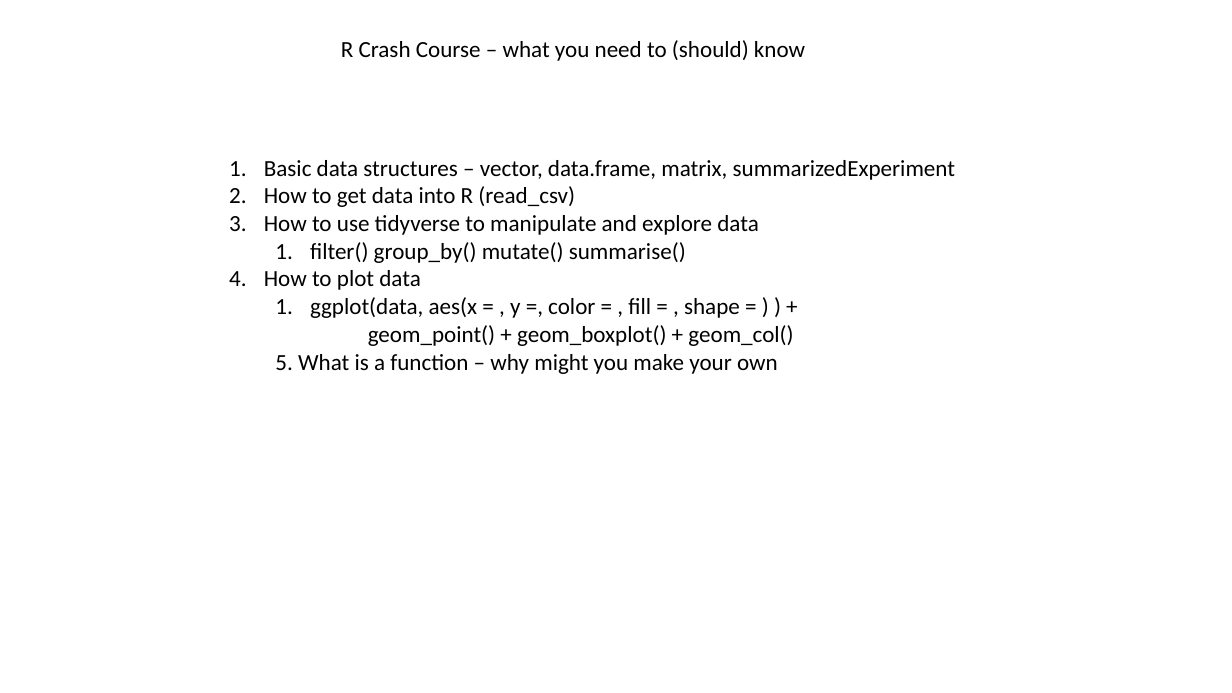
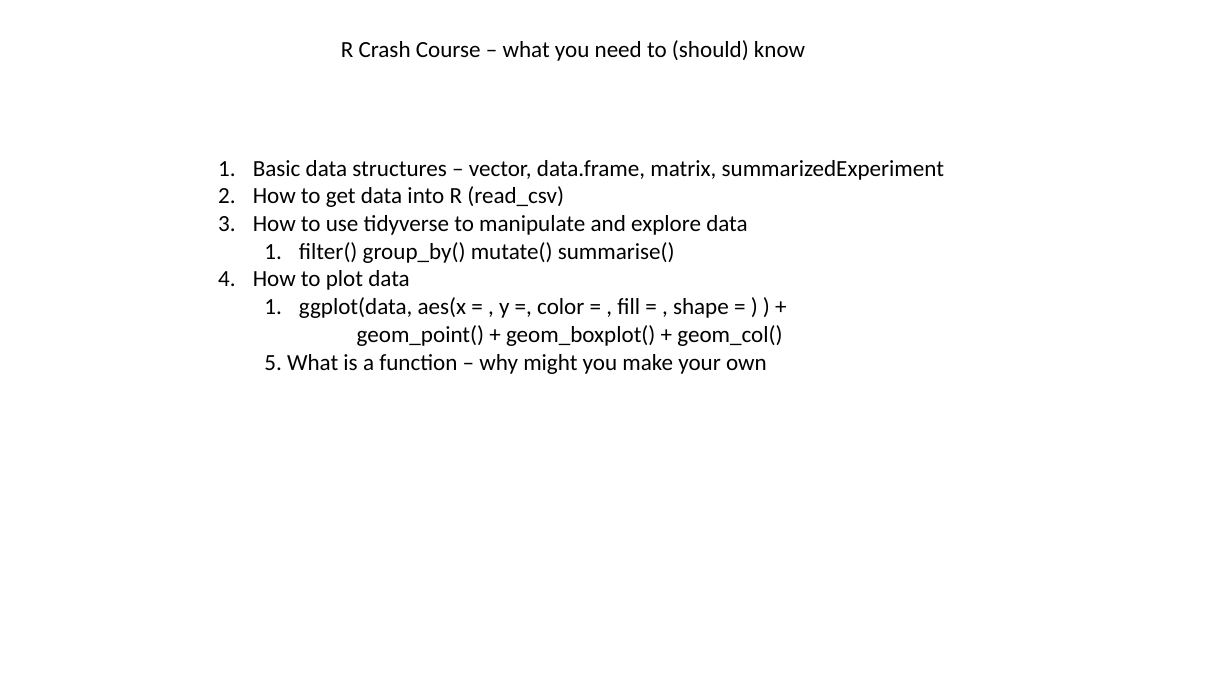
Before and after one commit to jraab/GNET749_RNAseq, a slide deck: slide 15 of lectures/2026_GNET749_Lecture3.pptx (slide 16 before the commit). Drawn at 1232x693 pixels with LibreOffice and Linux fonts; fonts in the diff are those of the drawing. Boxes give left, top, right and bottom in pixels: in the first picture for what was removed or moved away, otherwise in the second. Text is boxed around its words. In the diff, an @@ line names an element or a change of style, - is before the commit and + after.

```diff
--- a/lectures/2026_GNET749_Lecture3.pptx
+++ b/lectures/2026_GNET749_Lecture3.pptx
@@ text "Basic data structures – vector, ..." moved from (x1=264, y1=160, x2=955, y2=374) to (x1=253, y1=160, x2=944, y2=374) @@
```
Also in this commit, not shown: 1 slide removed, 2 other files.
